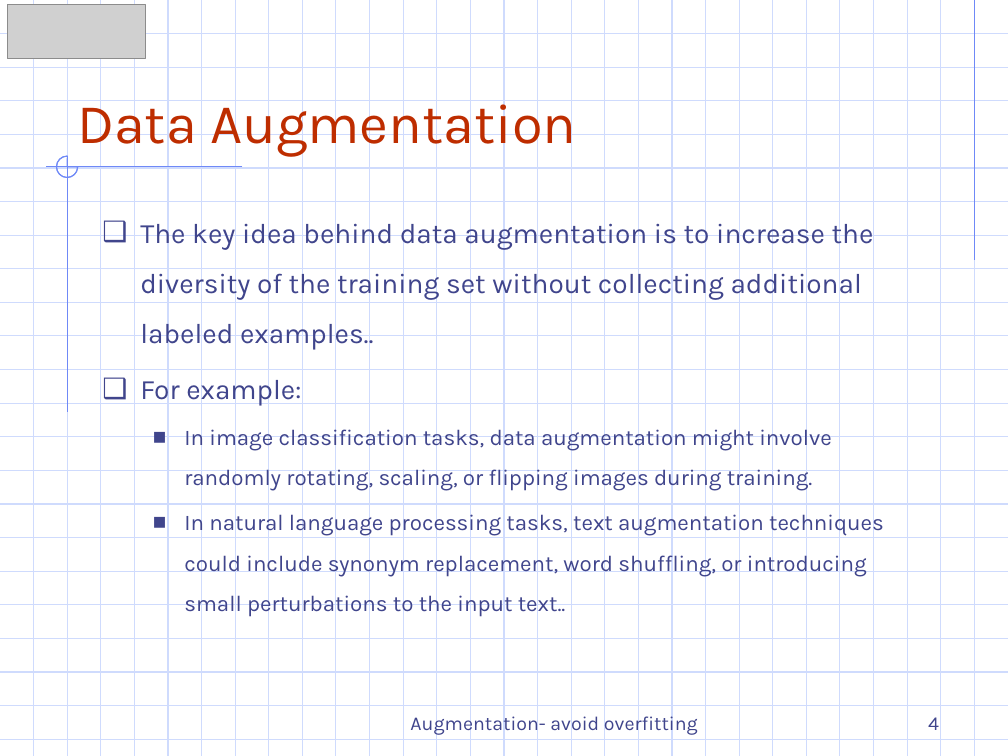
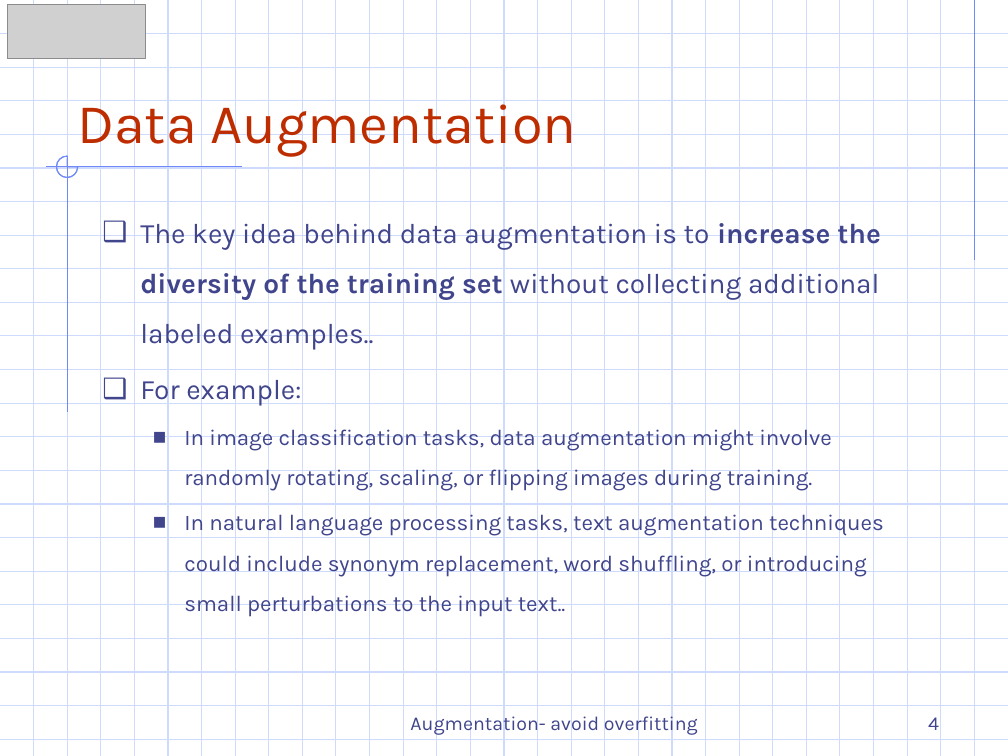
Before and after one commit to DazielNguyen/DAT301m, a slide deck: slide 4 of slide/2.2 Image Augmentation.pptx. Drawn at 1008x756 pixels with LibreOffice and Linux fonts; fonts in the diff are those of the drawing; grey boxes stand for pictures. Boxes give left, top, right and bottom in pixels: in the first picture for what was removed or moved away, otherwise in the second. Text is boxed around its words. In the diff, an @@ line names an element or a change of style, - is before the commit and + after.

```diff
--- a/slide/2.2 Image Augmentation.pptx
+++ b/slide/2.2 Image Augmentation.pptx
@@ text at <box>140,217,880,351</box>: bold on in "increase the diversity of the training set" @@
```
Also in this commit, not shown: 3 other slides changed, 14 other files.
